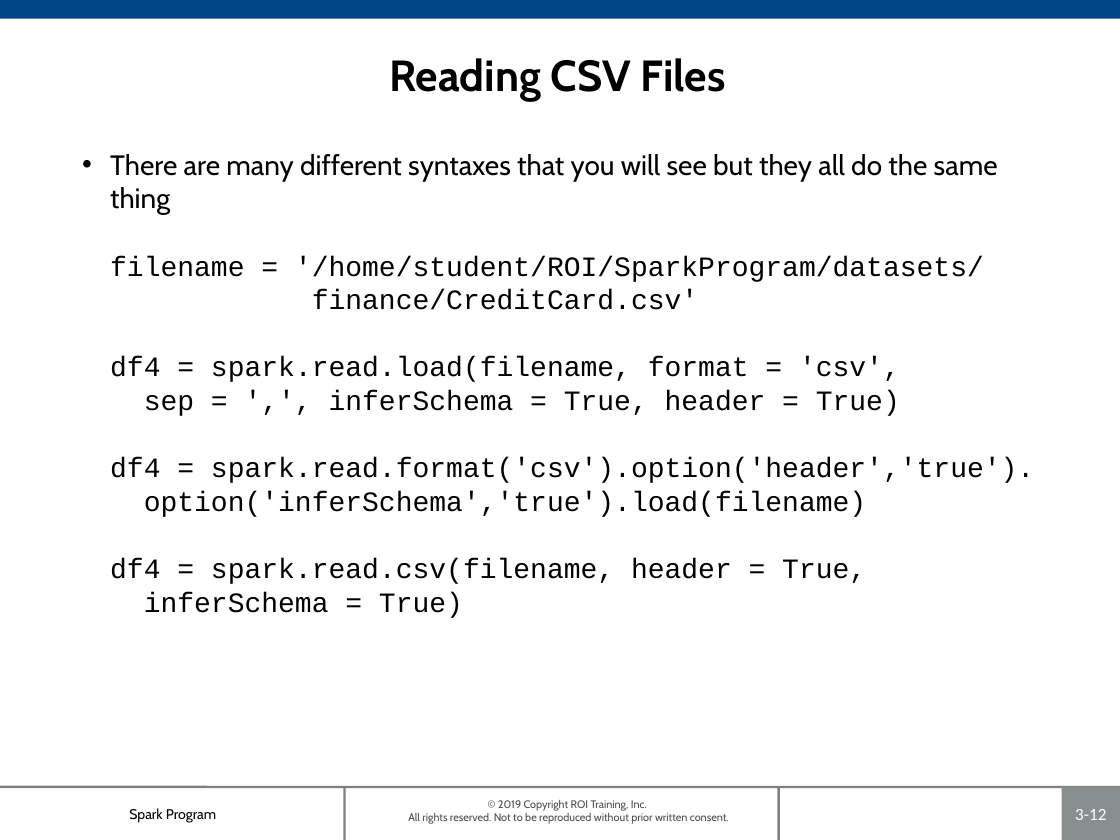
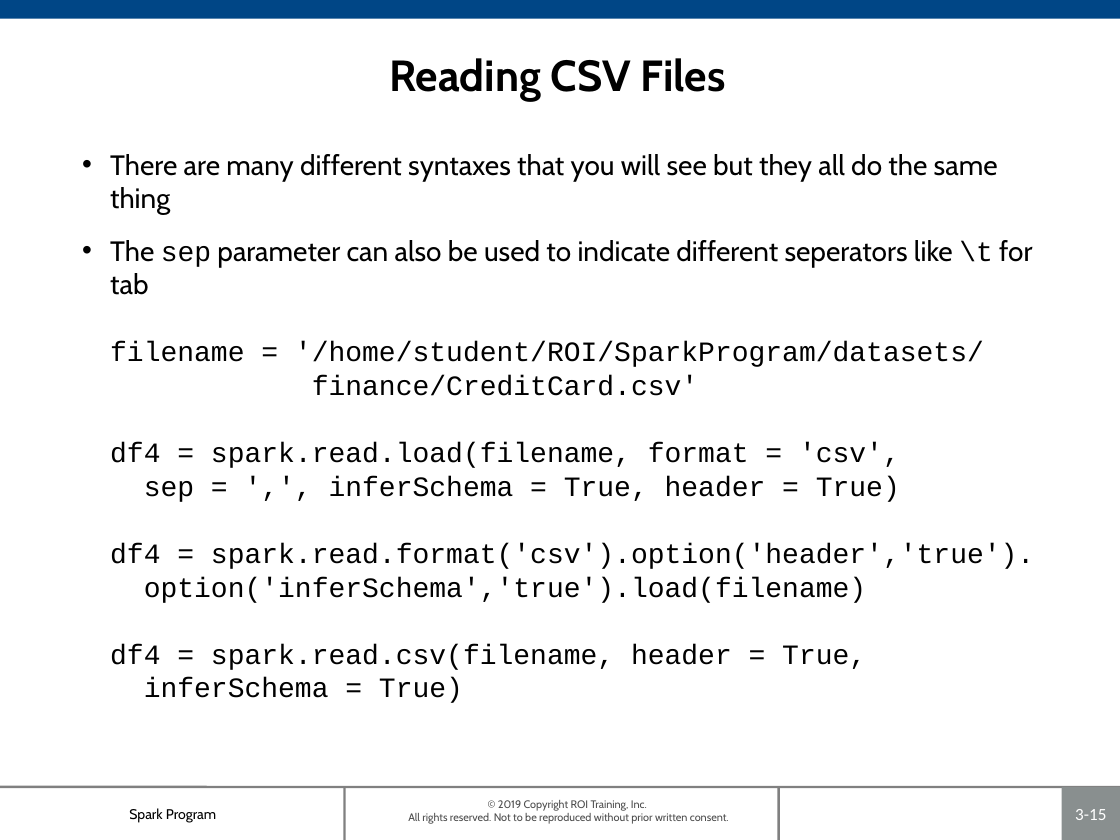
Before and after one commit to roitraining/SparkProgram, a slide deck: slide 15 of Day2/Ch03_DataFrames.pptx (slide 12 before the commit). Drawn at 1120x840 pixels with LibreOffice and Linux fonts; fonts in the diff are those of the drawing; background and template pictures are left out. Boxes give left, top, right and bottom in pixels: in the first picture for what was removed or moved away, otherwise in the second. Text is boxed around its words. In the diff, an @@ line names an element or a change of style, - is before the commit and + after.

Commit message:
0.2.20

```diff
--- a/Day2/Ch03_DataFrames.pptx
+++ b/Day2/Ch03_DataFrames.pptx
@@ text at (110,240,1032,295): paragraph added @@
+• The sep parameter can also be used to indicate different seperators like \t for tab
@@ page number at (1075,809,1106,820): text changed @@
-3-12
+3-15
```
Also in this commit, not shown: 1 other slide changed, 7 slides added, 1 slide removed.
